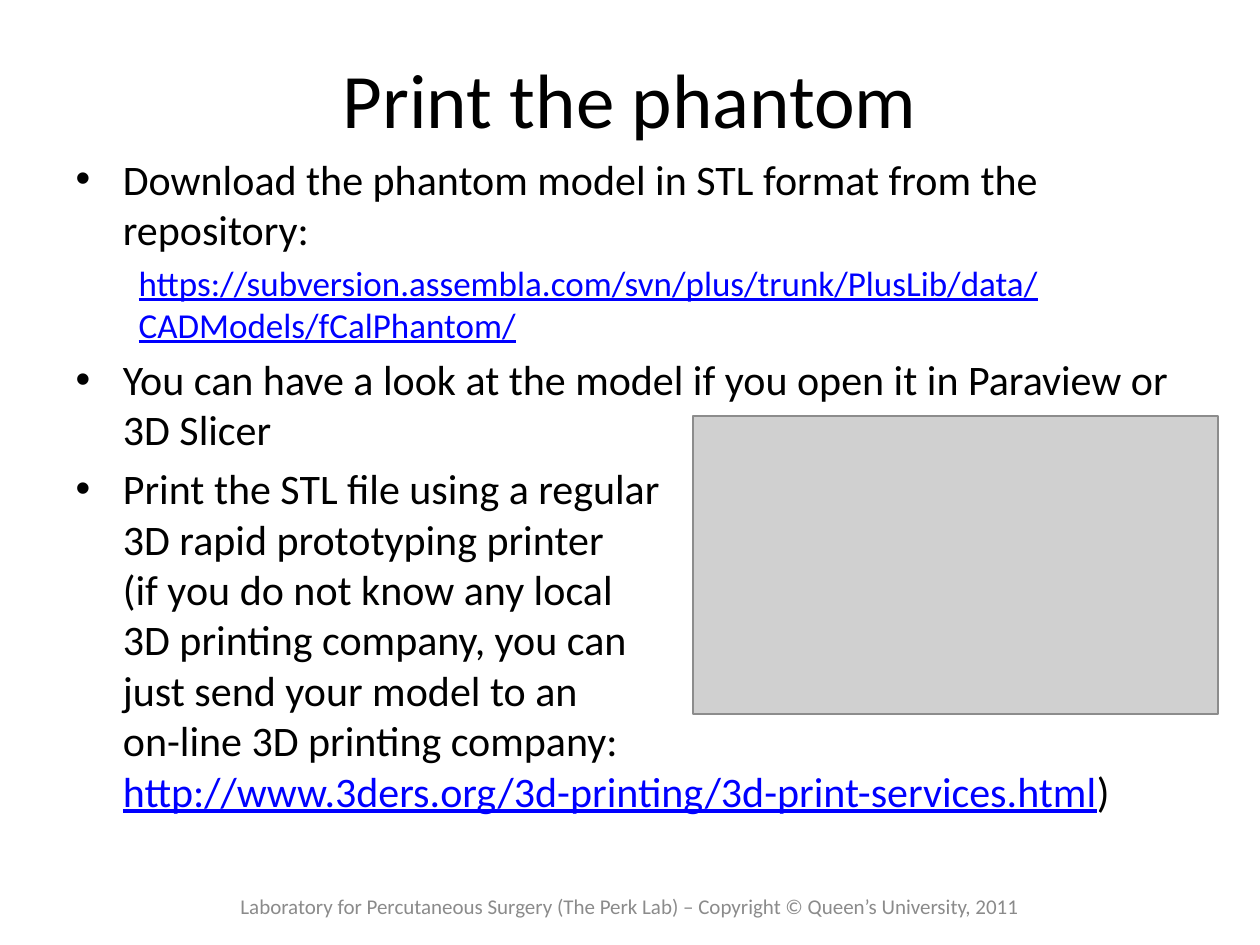
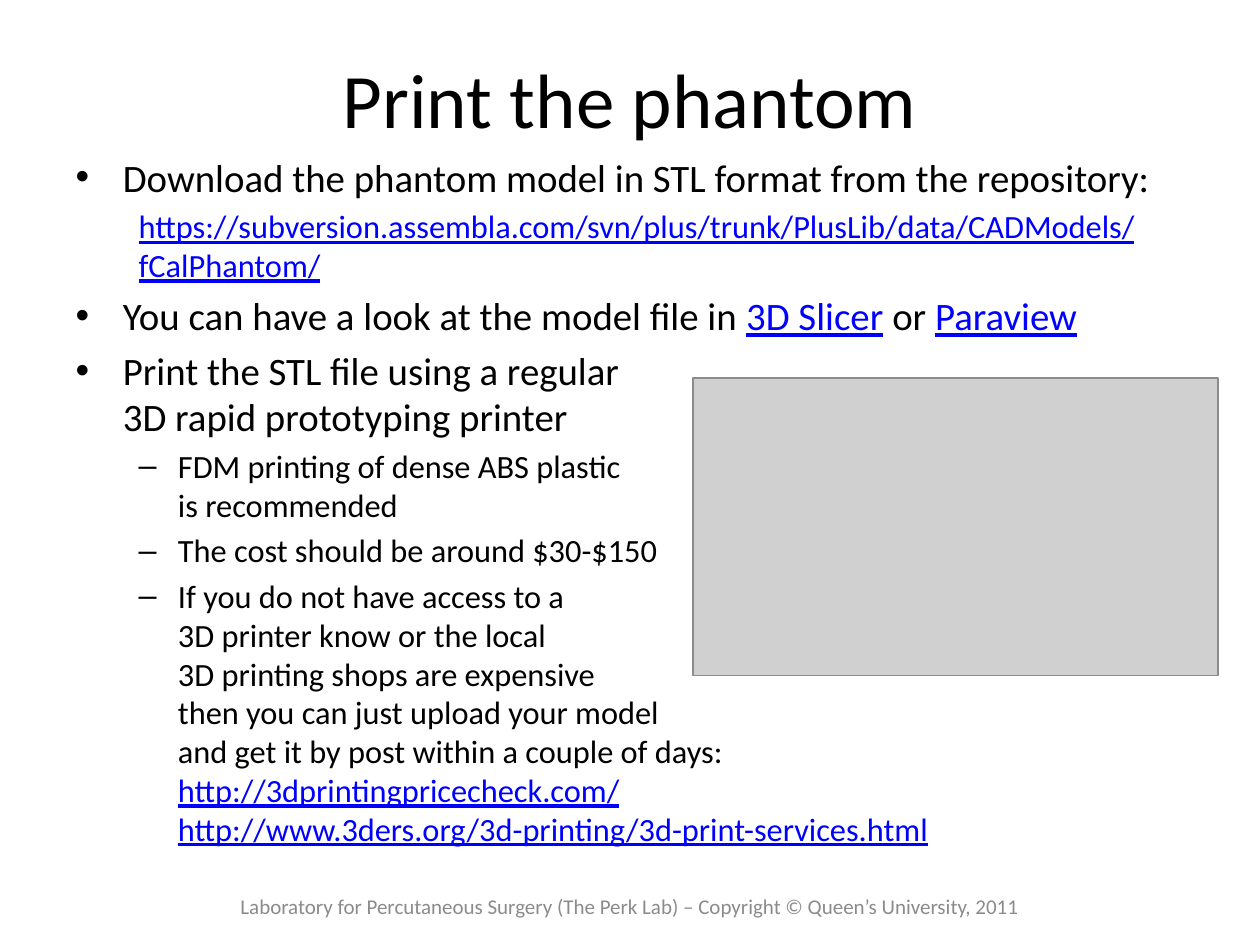
Before and after one commit to thewtex/Plus, a slide deck: slide 3 of doc/tutorials/PlusTutorialBuildingfCalPhantom.pptx. Drawn at 1260x945 pixels with LibreOffice and Linux fonts; fonts in the diff are those of the drawing; grey boxes stand for pictures. Boxes give left, top, right and bottom in pixels: in the first picture for what was removed or moved away, otherwise in the second. Text is boxed around its words. In the diff, an @@ line names an element or a change of style, - is before the commit and + after.

Commit message:
re #712: Added more recommendations to fCal phantom printing

```diff
--- a/doc/tutorials/PlusTutorialBuildingfCalPhantom.pptx
+++ b/doc/tutorials/PlusTutorialBuildingfCalPhantom.pptx
@@ text at box(123, 165, 1149, 283): size 24 to 22.2 pt in "Download the phantom model in STL format ..."; size 20 to 18.5 pt in "https://subversion.assembla.com/svn/plus/trunk/PlusLib/data/ ..." @@
@@ text at box(123, 303, 1077, 847): text changed; size 24 to 18.5 pt @@
-• You can have a look at the model if you open it in Paraview or 3D Slicer
-• Print the STL file using a regular
-  3D rapid prototyping printer
-  (if you do not know any local
-  3D printing company, you can
-  just send your model to an
-  on-line 3D printing company:
-  http://www.3ders.org/3d-printing/3d-print-services.html)
+• You can have a look at the model file in 3D Slicer or Paraview
+• Print the STL file using a regular
+  3D rapid prototyping printer
+  – FDM printing of dense ABS plastic
+    is recommended
+  – The cost should be around $30-$150
+  – If you do not have access to a
+    3D printer know or the local
+    3D printing shops are expensive
+    then you can just upload your model
+    and get it by post within a couple of days:
+    http://3dprintingpricecheck.com/
+    http://www.3ders.org/3d-printing/3d-print-services.html
@@ picture: place and size @@
-picture at box(693, 416, 1218, 713)
+picture at box(693, 378, 1218, 675)
```
